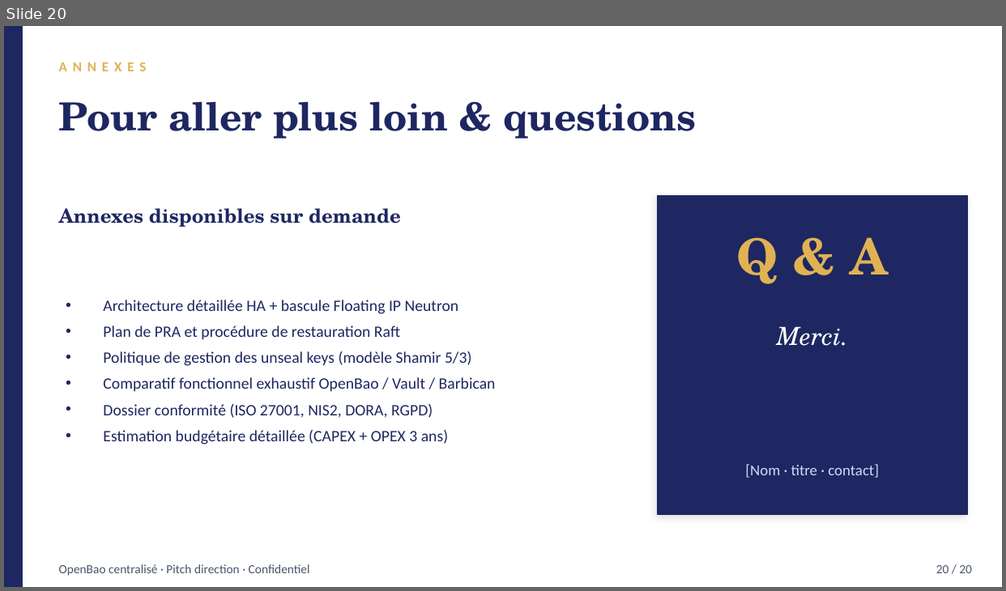
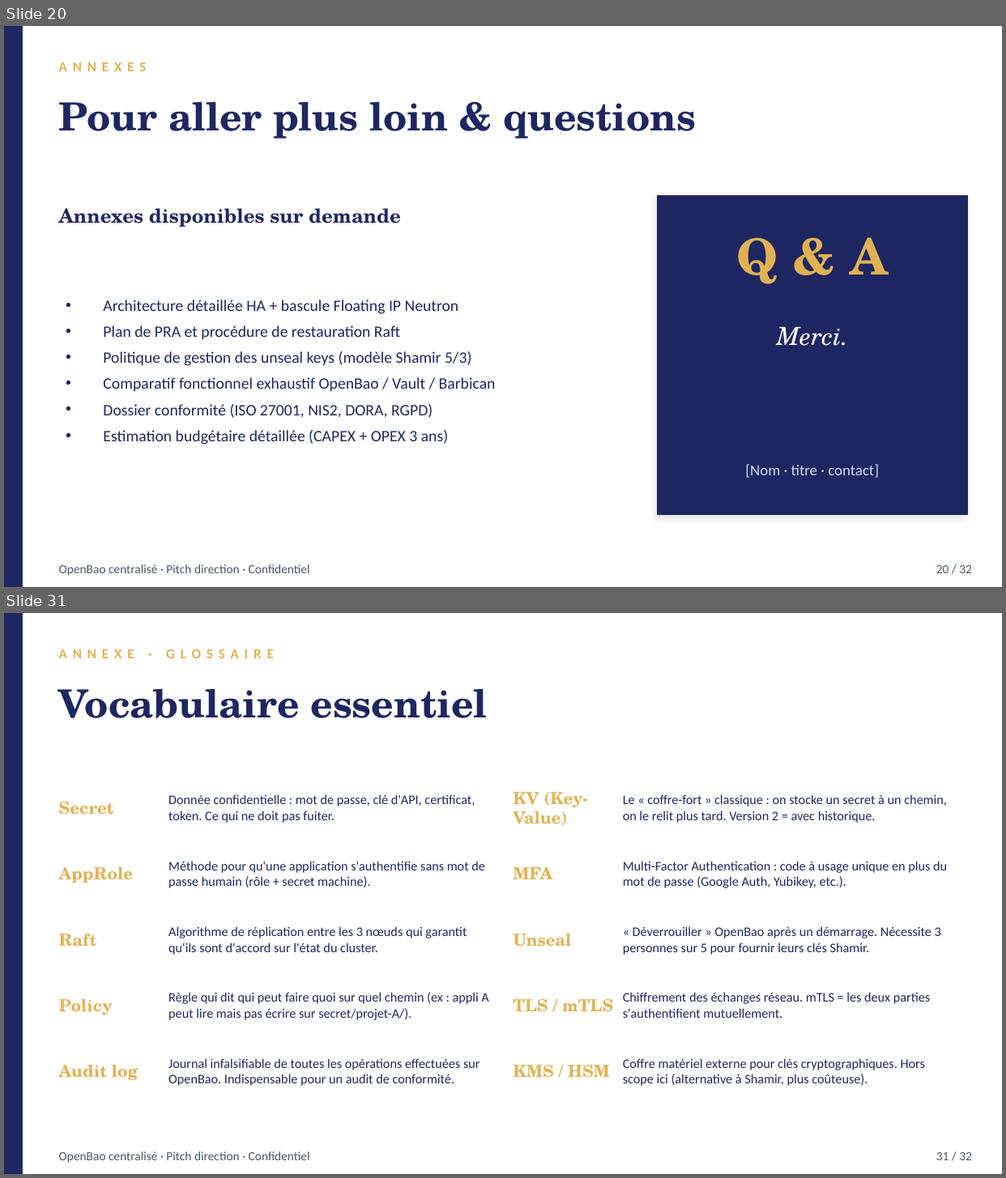
Before and after one commit to massinissa-boutrig/OpenBao, a slide deck: OpenBao-vs-Barbican.pptx. Shown one above the other, each under a label of ours: slide 20 before the commit, slides 20 and 31 after it; the slides between them are not shown. The pictures are 1006x591 and 1006x1178 pixels, drawn with LibreOffice and Linux fonts; fonts in the diff are those of the drawing. Boxes give left, top, right and bottom in pixels: in the first picture for what was removed or moved away, otherwise in the second. Text is boxed around its words. In the diff, an @@ line names an element or a change of style, - is before the commit and + after.

```diff
--- a/OpenBao-vs-Barbican.pptx
+++ b/OpenBao-vs-Barbican.pptx
@@ slide 31 added at (4, 613, 1002, 1174), background #FFFFFF @@
@@ rectangle added at (4, 613, 22, 1174), fill #1E2761, outline #1E2761 1 pt @@
@@ text added at (59, 649, 274, 658), 10 pt, text #E0B254, bold @@
+ANNEXE · GLOSSAIRE
@@ text added at (59, 688, 488, 718), 28 pt, text #1E2761, bold @@
+Vocabulaire essentiel
@@ text added at (59, 802, 114, 815), 12 pt, text #E0B254, bold @@
+Secret
@@ text added at (168, 794, 475, 823), 9.5 pt, text #1E2761 @@
+Donnée confidentielle : mot de passe, clé d'API, certificat, token. Ce qui ne doit pas fuiter.
@@ text added at (513, 792, 587, 825), 12 pt, text #E0B254, bold @@
+KV (Key-Value)
@@ text added at (623, 794, 947, 823), 9.5 pt, text #1E2761 @@
+Le « coffre-fort » classique : on stocke un secret à un chemin, on le relit plus tard. Version 2 = avec historique.
@@ text added at (59, 867, 133, 883), 12 pt, text #E0B254, bold @@
+AppRole
@@ text added at (168, 861, 485, 888), 9.5 pt, text #1E2761 @@
+Méthode pour qu'une application s'authentifie sans mot de passe humain (rôle + secret machine).
@@ text added at (513, 867, 552, 879), 12 pt, text #E0B254, bold @@
+MFA
@@ text added at (623, 861, 947, 888), 9.5 pt, text #1E2761 @@
+Multi-Factor Authentication : code à usage unique en plus du mot de passe (Google Auth, Yubikey, etc.).
@@ text added at (168, 926, 467, 955), 9.5 pt, text #1E2761 @@
+Algorithme de réplication entre les 3 nœuds qui garantit qu'ils sont d'accord sur l'état du cluster.
@@ text added at (623, 926, 941, 955), 9.5 pt, text #1E2761 @@
+« Déverrouiller » OpenBao après un démarrage. Nécessite 3 personnes sur 5 pour fournir leurs clés Shamir.
@@ text added at (59, 934, 97, 947), 12 pt, text #E0B254, bold @@
+Raft
@@ text added at (513, 934, 571, 947), 12 pt, text #E0B254, bold @@
+Unseal
@@ text added at (59, 999, 113, 1015), 12 pt, text #E0B254, bold @@
+Policy
@@ text added at (168, 992, 488, 1020), 9.5 pt, text #1E2761 @@
+Règle qui dit qui peut faire quoi sur quel chemin (ex : appli A peut lire mais pas écrire sur secret/projet-A/).
@@ text added at (513, 999, 613, 1012), 12 pt, text #E0B254, bold @@
+TLS / mTLS
@@ text added at (623, 992, 930, 1004), 9.5 pt, text #1E2761 @@
+Chiffrement des échanges réseau. mTLS = les deux parties s'authentifient mutuellement.
@@ text added at (59, 1065, 138, 1080), 12 pt, text #E0B254, bold @@
+Audit log
@@ text added at (168, 1059, 479, 1086), 9.5 pt, text #1E2761 @@
+Journal infalsifiable de toutes les opérations effectuées sur OpenBao. Indispensable pour un audit de conformité.
@@ text added at (513, 1065, 610, 1078), 12 pt, text #E0B254, bold @@
+KMS / HSM
@@ text added at (623, 1059, 925, 1086), 9.5 pt, text #1E2761 @@
+Coffre matériel externe pour clés cryptographiques. Hors scope ici (alternative à Shamir, plus coûteuse).
@@ text added at (59, 1152, 310, 1163), 9 pt, text #475569 @@
+OpenBao centralisé · Pitch direction · Confidentiel
@@ text added at (936, 1152, 972, 1161), 9 pt, text #475569 @@
+31 / 32
@@ slide 20 changed as well @@
@@ text at (936, 565, 972, 574): text changed @@
-20 / 20
+20 / 32
```
Also in this commit, not shown: 18 other slides changed, 11 other slides added.
